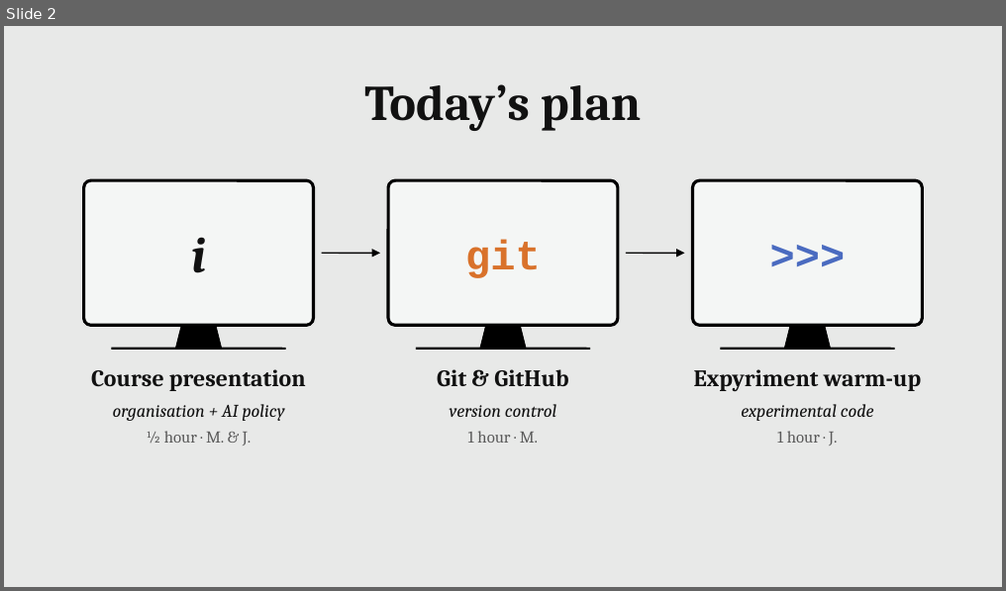
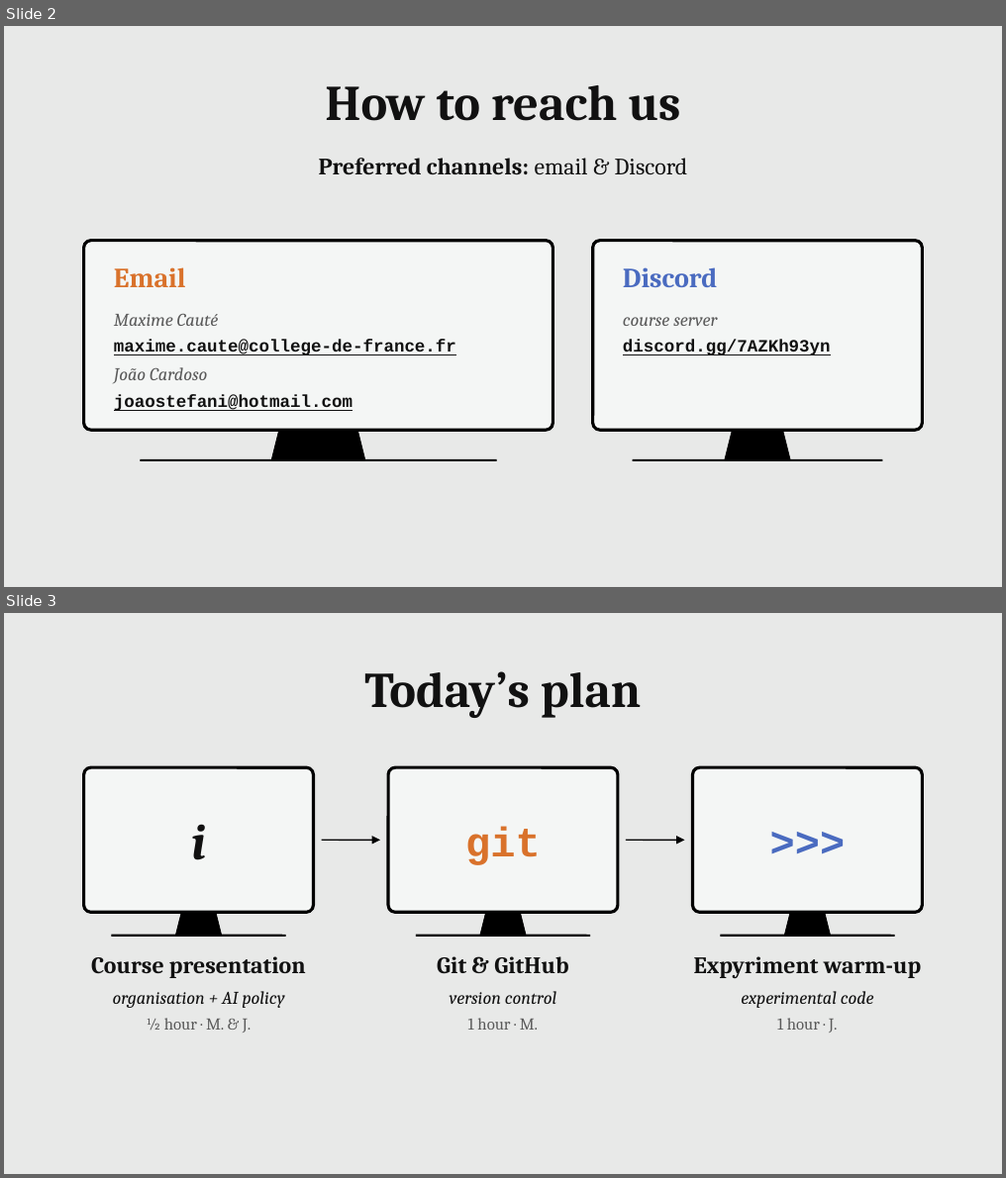
Before and after one commit to MaximeCaute/CogSupParis-Core-1, a slide deck: 2026-2027/S1/Session-01/Session_01_Course_introduction.odp. Shown one above the other, each under a label of ours: slide 2 before the commit, slides 2 and 3 after it. The pictures are 1006x591 and 1006x1178 pixels, drawn with LibreOffice and Linux fonts; fonts in the diff are those of the drawing. Boxes give left, top, right and bottom in pixels: in the first picture for what was removed or moved away, otherwise in the second. Text is boxed around its words. In the diff, an @@ line names an element or a change of style, - is before the commit and + after.

```diff
--- a/2026-2027/S1/Session-01/Session_01_Course_introduction.odp
+++ b/2026-2027/S1/Session-01/Session_01_Course_introduction.odp
@@ slide 2 added at <box>4,26,1002,587</box>, background #E8E9E8 @@
@@ text added at <box>325,85,681,121</box>, 36 pt, text #111111, bold @@
+How to reach us
@@ text added at <box>319,158,688,174</box>, 17 pt, text #111111, bold @@
+Preferred channels: email & Discord
@@ rounded rectangle added at <box>84,241,552,430</box>, fill #F4F6F5, outline #000000 2.24 pt @@
@@ rounded rectangle added at <box>593,241,922,430</box>, fill #F4F6F5, outline #000000 2.24 pt @@
@@ text added at <box>114,268,186,287</box>, 20 pt, text #D9722B, bold @@
+Email
@@ text added at <box>623,268,717,287</box>, 20 pt, text #4A6BC0, bold @@
+Discord
@@ text added at <box>114,314,219,326</box>, 13 pt, text #5A5A5A, italic @@
+Maxime Cauté
@@ text added at <box>623,317,717,326</box>, 13 pt, text #5A5A5A, italic @@
+course server
@@ text added at <box>114,340,456,356</box>, 12.5 pt, text #111111, bold, underline @@
+maxime.caute@college-de-france.fr
@@ text added at <box>623,340,831,356</box>, 12.5 pt, text #111111, bold, underline @@
+discord.gg/7AZKh93yn
@@ text added at <box>114,368,207,383</box>, 13 pt, text #5A5A5A, italic @@
+João Cardoso
@@ text added at <box>114,395,352,411</box>, 12.5 pt, text #111111, bold, underline @@
+joaostefani@hotmail.com
@@ trapezoid added at <box>271,430,365,460</box>, fill #000000, outline #000000 0.51 pt @@
@@ trapezoid added at <box>725,430,790,460</box>, fill #000000, outline #000000 0.51 pt @@
@@ line added from (140, 460) to (497, 460), #000000 1.5 pt @@
@@ line added from (633, 460) to (882, 460), #000000 1.5 pt @@
@@ what was slide 2 is now slide 3 @@
```
Also in this commit, not shown: 1 slide changed, 1 other file.
